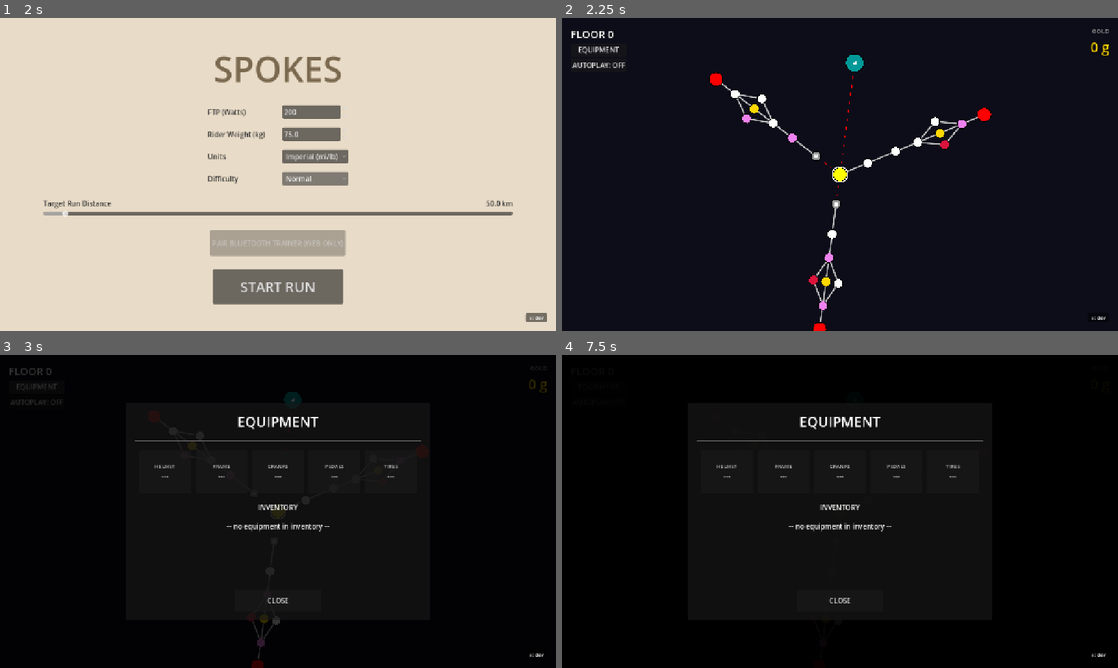
Above: before the commit, frames 1-4 (two rows, left to right).
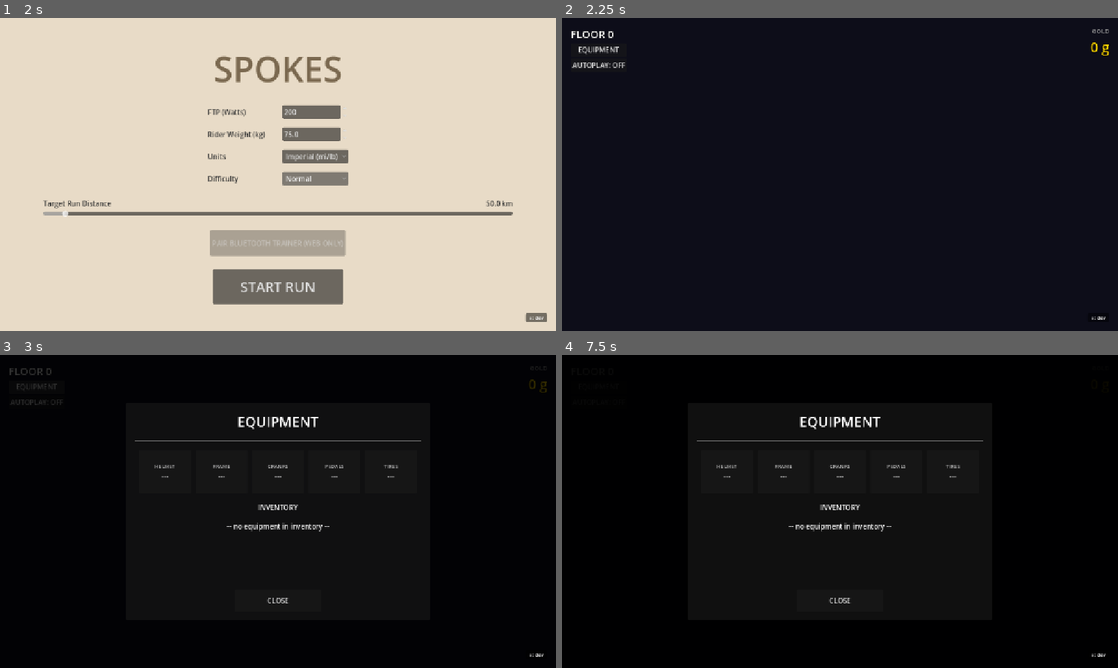
Above: after the commit, the same moments.

Repository: alexkibler/spokes-godot
Game: Godot game, scene res://src/scenes/MenuScene.tscn
The game is run twice, just before and just after one commit, with the same random seed, the same clock (stepped at 60 frames per second) and the same inputs.
Inputs (mouse positions are in pixels of both pictures, inside the frame that each line leads up to):
- Up to frame 1 (2 s): click "Normal" at 0.5 s; click "Normal" at 1.25 s
- Up to frame 2 (2.25 s): click "START RUN" at 2 s
- Up to frame 3 (3 s): click "EQUIPMENT" at 2.75 s
- Up to frame 4 (7.5 s): click "AUTOPLAY: OFF" at 3.5 s; click "EQUIPMENT" at 4.25 s; click "AUTOPLAY: OFF" at 5 s; click "EQUIPMENT" at 5.75 s; click "AUTOPLAY: OFF" at 6.5 s; tap Enter at 7.25 s; move the mouse to (962, 495) at 7.27 s; hold Shift from 7.28 s (still down); click (962, 495) at 7.42 s

Frame 1 is identical in both runs. In frame 2, 1.9% of the frame differs, in the area x 26-78%, y 11-100%; in frame 3, 0.3%; in frame 4, less than 0.1%.
Error after the commit: Parse Error: There is already a variable named "viewport_size" declared in this scope. (res://src/scenes/MapScene.gd:131)

Commit message:
Fix: Use local mouse position and visible rect for accurate node clicking in browser

Diff:
--- a/src/scenes/MapScene.gd
+++ b/src/scenes/MapScene.gd
@@ -39,8 +39,9 @@
 
 	hud.update_hud()
 
-	var center = get_viewport_rect().size / 2.0
-	var scale_factor = min(get_viewport_rect().size.x, get_viewport_rect().size.y) * 0.8
+	var viewport_size = get_viewport().get_visible_rect().size
+	var center = viewport_size / 2.0
+	var scale_factor = min(viewport_size.x, viewport_size.y) * 0.8
 
 	# Draw edges
 	for edge in run["edges"]:
@@ -127,6 +128,9 @@
 
 	# Draw autoplay progress
 	if is_selecting and not autoplay_target_node.is_empty():
+		var viewport_size = get_viewport().get_visible_rect().size
+		var center = viewport_size / 2.0
+		var scale_factor = min(viewport_size.x, viewport_size.y) * 0.8
 		var node = autoplay_target_node
 		var pos = center + (Vector2(node["x"], node["y"]) - Vector2(0.5, 0.5)) * scale_factor
 		var radius = 22.0
@@ -152,13 +156,15 @@
 		var run = RunManager.get_run()
 		if run.is_empty(): return
 
-		var center = get_viewport_rect().size / 2.0
-		var scale_factor = min(get_viewport_rect().size.x, get_viewport_rect().size.y) * 0.8
+		var viewport_size = get_viewport().get_visible_rect().size
+		var center = viewport_size / 2.0
+		var scale_factor = min(viewport_size.x, viewport_size.y) * 0.8
+		var mouse_pos = get_local_mouse_position()
 
 		# Check node clicks
 		for node in run["nodes"]:
 			var pos = center + (Vector2(node["x"], node["y"]) - Vector2(0.5, 0.5)) * scale_factor
-			if event.position.distance_to(pos) < 25.0:
+			if mouse_pos.distance_to(pos) < 25.0:
 				_on_node_clicked(node)
 				return
 
